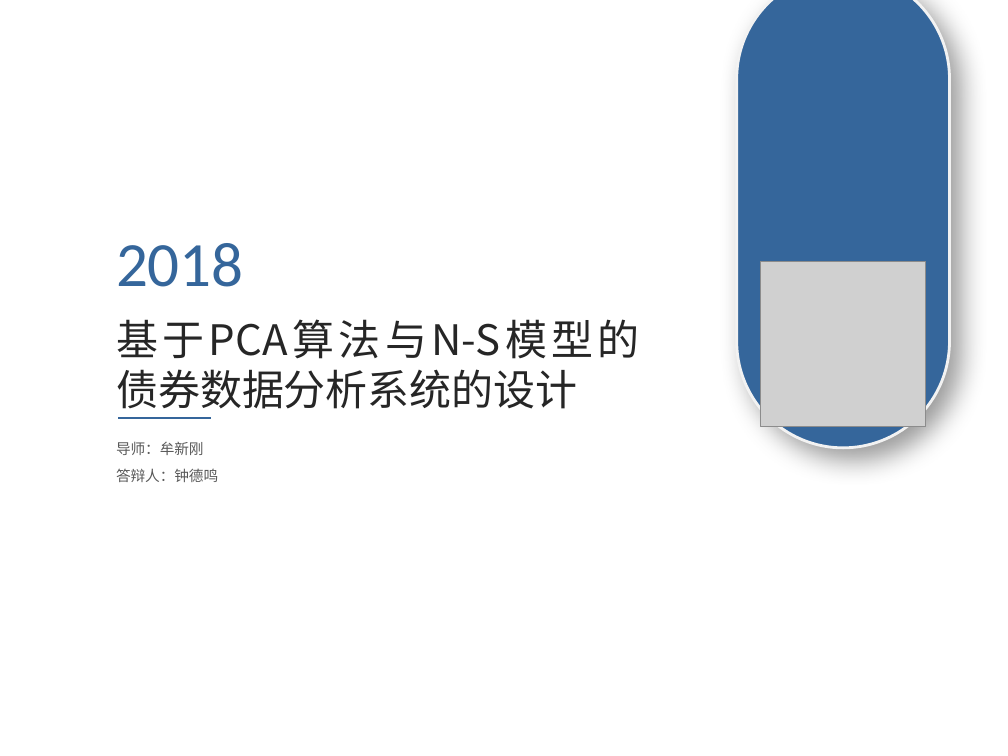
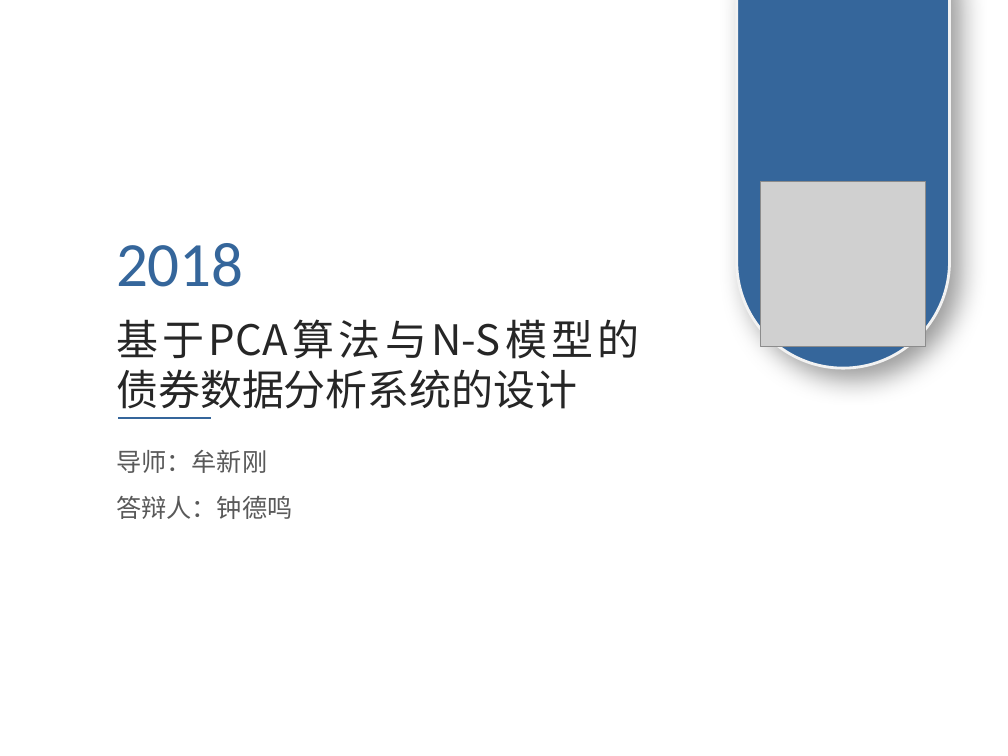
Before and after one commit to zhongdeming428/graduation-design, a slide deck: slide 1 of 阶段性报告/毕设答辩.pptx. Drawn at 1008x756 pixels with LibreOffice and Linux fonts; fonts in the diff are those of the drawing; grey boxes stand for pictures. Boxes give left, top, right and bottom in pixels: in the first picture for what was removed or moved away, otherwise in the second. Text is boxed around its words. In the diff, an @@ line names an element or a change of style, - is before the commit and + after.

```diff
--- a/阶段性报告/毕设答辩.pptx
+++ b/阶段性报告/毕设答辩.pptx
@@ rounded rectangle: place and size @@
-rounded rectangle at [737,0,950,448]
+rounded rectangle at [737,0,950,368]
@@ picture: place and size @@
-picture at [761,261,926,426]
+picture at [761,181,926,347]
@@ text "导师：牟新刚" at [116,450,292,519]: size 10.5 to 18 pt @@
```
Also in this commit, not shown: 17 other slides changed, 3 slides added, 4 slides removed.
